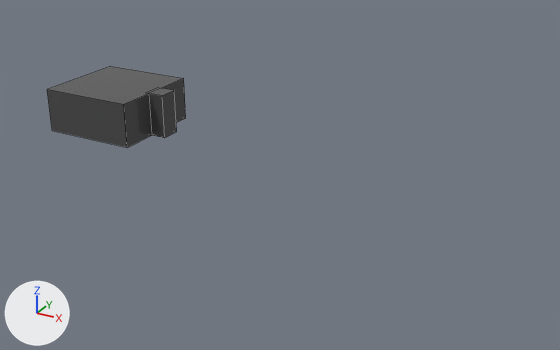
The Blender file tower/tower.blend as it was, and as the next commit left it.
Both versions are drawn from a 50 mm lens placed at (71.2, -81.6, 38.4), pointed at (26.8, -1.0, -2.0). Every picture has the same lights, and +X, +Y and +Z are marked at lower left. Mesh edges are drawn as thin lines.

The first picture shows 'Base-col'.
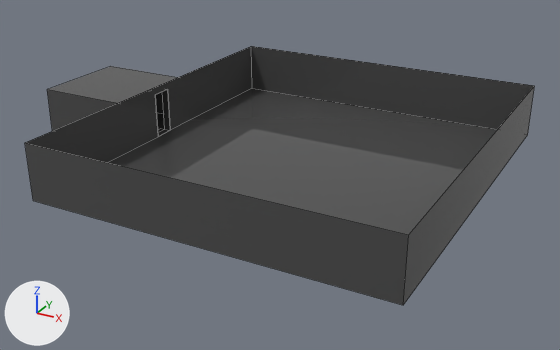
Commit message: Update tower level

Changed parts and their boxes (x1, y1, x2, y2) in the pictures (560 x 350 px):
```json
{"object": "Courtyard-col", "change": "added", "after": [25, 46, 534, 305]}
{"object": "Base-col", "change": "reshaped", "before": [47, 66, 186, 148], "after": [47, 66, 178, 136]}
{"part": 1, "of": "me_plane", "change": "cut back", "before": [149, 88, 177, 138], "after": [158, 89, 170, 136]}
```

Scene script edits in JSON lines:
```json
{"block": "me_plane", "where": "me_plane.from_pydata(...)  # 20 vertices, 14 faces; spans x -1.0..1.33, y -1.0..1.0, z 0.0..0.9"}
{"block": "me_plane", "where": "# used by ob_base_col; location = (0.0, 0.0, 0.0); scale = (6.73, 6.73, 6.73)"}
{"block": "me_plane", "where": "# verts and faces of me_plane; kept vertices keep their numbers, new ones are numbered from 20"}
{"block": "me_plane", "where": "# before: 9 (1.33, -0.21, 0.0) at pixel (164, 137), 11 (1.33, -0.21, 0.9) at pixel (162, 95), 13 (1.33, 0.21, 0.0) at pixel (176, 131), 15 (1.33, 0.21, 0.9) at pixel (174, 90)"}
{"block": "me_plane", "change": "me_plane part 1"}
{"op": "add", "block": "me_plane", "code": "delete_faces([(9, 11, 15, 13)])"}
{"op": "add", "block": "me_plane", "code": "for i in [9, 11, 13, 15]: verts[i] += (-0.17, 0.0, 0.0)"}
{"op": "add", "block": "me_cube_003", "code": ["me_cube_003 = bpy.data.meshes.new('Cube.003')", "me_cube_003.from_pydata([(-1.0, -4.15, -1.0), (-1.0, -4.15, 0.18), (-1.0, 4.01, -1.0), (-1.0, 4.01, 0.18), (6.45, -4.15, -1.0), (6.45, -4.15, 0.18), (6.45, 4.01, -1.0), (6.45, 4.01, 0.18), (-1.0, -0.23, 0.01), (-1.0, -0.23, -1.0), (-1.0, 0.23, 0.01), (-1.0, 0.23, -1.0)], [], [(0, 9, 8, 10, 11, 2, 3, 1), (2, 6, 7, 3), (6, 4, 5, 7), (4, 0, 1, 5), (2, 11, 9, 0, 4, 6)])", "me_cube_003.materials.append(mat_prototypemat)  # dark grey #4c4c4c"]}
{"op": "add", "block": "ob_courtyard_col", "code": ["ob_courtyard_col = bpy.data.objects.new('Courtyard-col', me_cube_003)", "ob_courtyard_col.location = (13.8, 0.0, 6.0)", "ob_courtyard_col.scale = (6.0, 6.0, 6.0)"]}
```
